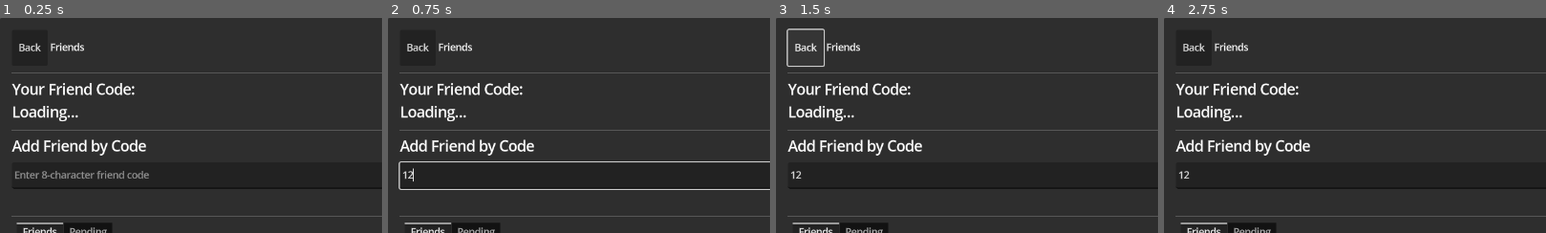
Above: before the commit, frames 1-4 (left to right).
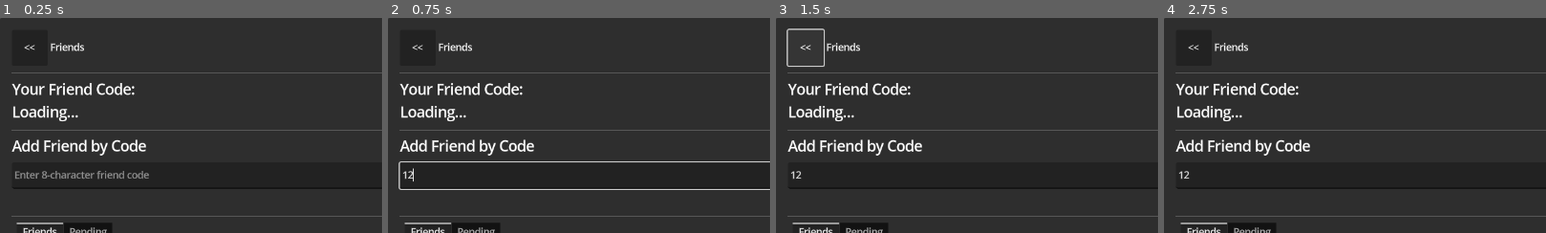
Above: after the commit, the same moments.

Repository: BryanRacic/biologidex
Game: Godot game, scene res://social.tscn
The game is run twice, just before and just after one commit, with the same random seed, the same clock (stepped at 60 frames per second) and the same inputs. This scene is started directly instead of the project's main scene.
Inputs (mouse positions are % of the whole screen's width and height, from its top left):
- Up to frame 1 (0.25 s): no input
- Up to frame 2 (0.75 s): click (46, 37) at 0.52 s; type "12" at 0.6 s
- Up to frame 3 (1.5 s): click "Back" (after the commit: "<<") at 1.25 s
- Up to frame 4 (2.75 s): click "Refresh" at 2 s
The pictures show only the part of the screen within x 0-50%, y 0-50%; the shares and areas given below are measured in that part.

The runs differ from the first frame. In frame 1, 0.1% of the frame differs, in the area x 5-11%, y 11-16%; in frame 2, 0.1%; in frame 3, 0.1%; in frame 4, 0.1%.

Commit message:
Working friends/admin list

Diff:
--- a/client/biologidex-client/social.tscn
+++ b/client/biologidex-client/social.tscn
@@ -42,7 +42,7 @@
 [node name="BackButton" type="Button" parent="Panel/MarginContainer/VBoxContainer/Header"]
 custom_minimum_size = Vector2(60, 44)
 layout_mode = 2
-text = "Back"
+text = "<<"
 
 [node name="Title" type="Label" parent="Panel/MarginContainer/VBoxContainer/Header"]
 layout_mode = 2
@@ -102,7 +102,6 @@
 
 [node name="StatusLabel" type="Label" parent="Panel/MarginContainer/VBoxContainer/AddFriendSection"]
 layout_mode = 2
-text = ""
 
 [node name="HSeparator2" type="HSeparator" parent="Panel/MarginContainer/VBoxContainer"]
 layout_mode = 2
@@ -110,9 +109,11 @@
 [node name="TabContainer" type="TabContainer" parent="Panel/MarginContainer/VBoxContainer"]
 layout_mode = 2
 size_flags_vertical = 3
+current_tab = 0
 
 [node name="Friends" type="ScrollContainer" parent="Panel/MarginContainer/VBoxContainer/TabContainer"]
 layout_mode = 2
+metadata/_tab_index = 0
 
 [node name="FriendsList" type="VBoxContainer" parent="Panel/MarginContainer/VBoxContainer/TabContainer/Friends"]
 layout_mode = 2
@@ -122,6 +123,7 @@
 [node name="Pending" type="ScrollContainer" parent="Panel/MarginContainer/VBoxContainer/TabContainer"]
 visible = false
 layout_mode = 2
+metadata/_tab_index = 1
 
 [node name="PendingList" type="VBoxContainer" parent="Panel/MarginContainer/VBoxContainer/TabContainer/Pending"]
 layout_mode = 2
--- a/client/biologidex-client/tree.tscn
+++ b/client/biologidex-client/tree.tscn
@@ -27,7 +27,7 @@
 [node name="BackButton" type="Button" parent="VBoxContainer/Toolbar"]
 custom_minimum_size = Vector2(60, 44)
 layout_mode = 2
-text = "Back"
+text = "<<"
 
 [node name="SearchBar" type="LineEdit" parent="VBoxContainer/Toolbar"]
 custom_minimum_size = Vector2(200, 44)
@@ -77,7 +77,7 @@
 
 [node name="SubViewport" type="SubViewport" parent="VBoxContainer/ViewportContainer"]
 handle_input_locally = false
-size = Vector2i(1280, 720)
+size = Vector2i(1280, 596)
 render_target_update_mode = 4
 
 [node name="TreeWorld" type="Node2D" parent="VBoxContainer/ViewportContainer/SubViewport"]
Not shown, removed: client/biologidex-client/api_manager.gd.uid
Not shown: 3 places in client/biologidex-client/social.tscn that only renumber resources
Not shown: 1 places in client/biologidex-client/tree.tscn that only renumber resources
